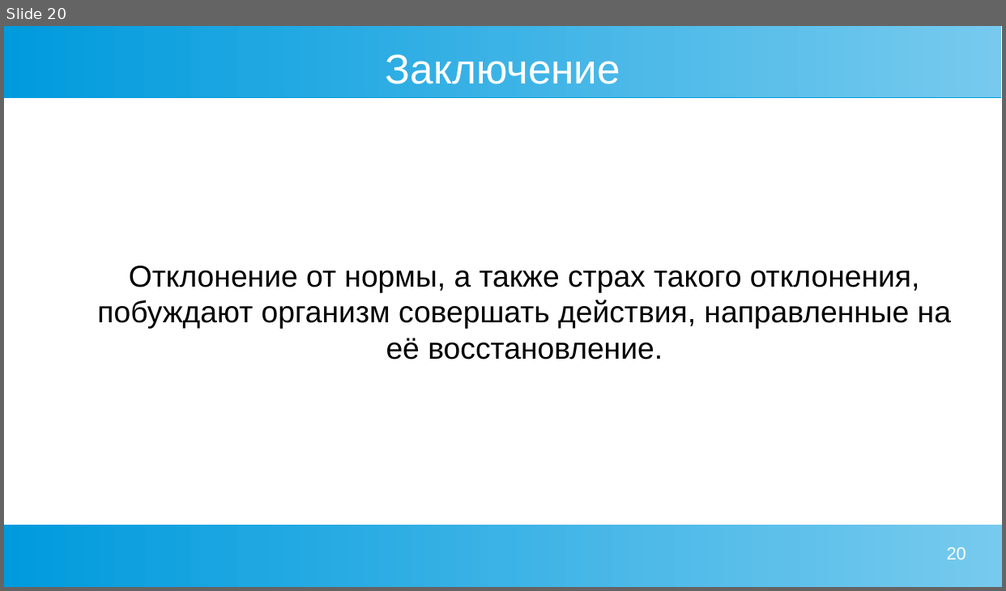
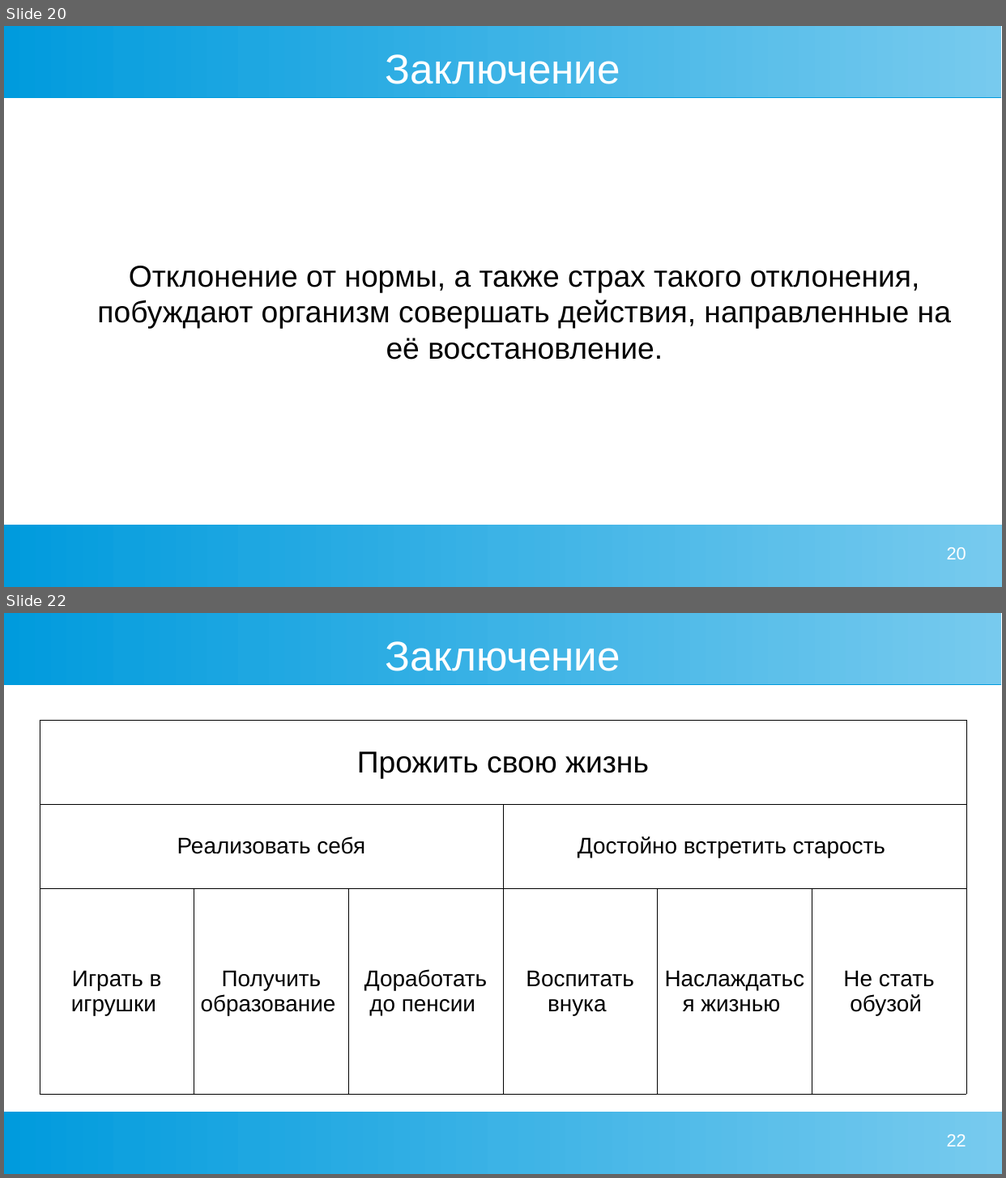
Before and after one commit to Chularev/articles, a slide deck: Psychology/2. гомеостаз и мотивация.odp. Shown one above the other, each under a label of ours: slide 20 before the commit, slides 20 and 22 after it; the slides between them are not shown. The pictures are 1006x591 and 1006x1178 pixels, drawn with LibreOffice and Linux fonts; fonts in the diff are those of the drawing. Boxes give left, top, right and bottom in pixels: in the first picture for what was removed or moved away, otherwise in the second. Text is boxed around its words. In the diff, an @@ line names an element or a change of style, - is before the commit and + after.

```diff
--- a/Psychology/2. гомеостаз и мотивация.odp
+++ b/Psychology/2. гомеостаз и мотивация.odp
@@ slide 22 added at (4, 613, 1002, 1174), background #FFFFFF; not listed: 2 template elements that a slide beside it also shows @@
@@ title added at (386, 641, 620, 671), 33 pt, text #FFFFFF @@
+Заключение
@@ table added at (40, 720, 969, 1094), 3 rows, 6 columns @@
+Прожить свою жизнь |  |  |  |  | 
+Реализовать себя |  |  | Достойно встретить старость |  | 
+Играть в игрушки | Получить образование | Доработать до пенсии | Воспитать внука | Наслаждаться жизнью | Не стать обузой
@@ page number added at (947, 1135, 966, 1147), 14 pt, text #FFFFFF @@
+22
```
Also in this commit, not shown: 1 slide changed, 3 other slides added, 1 slide removed.
